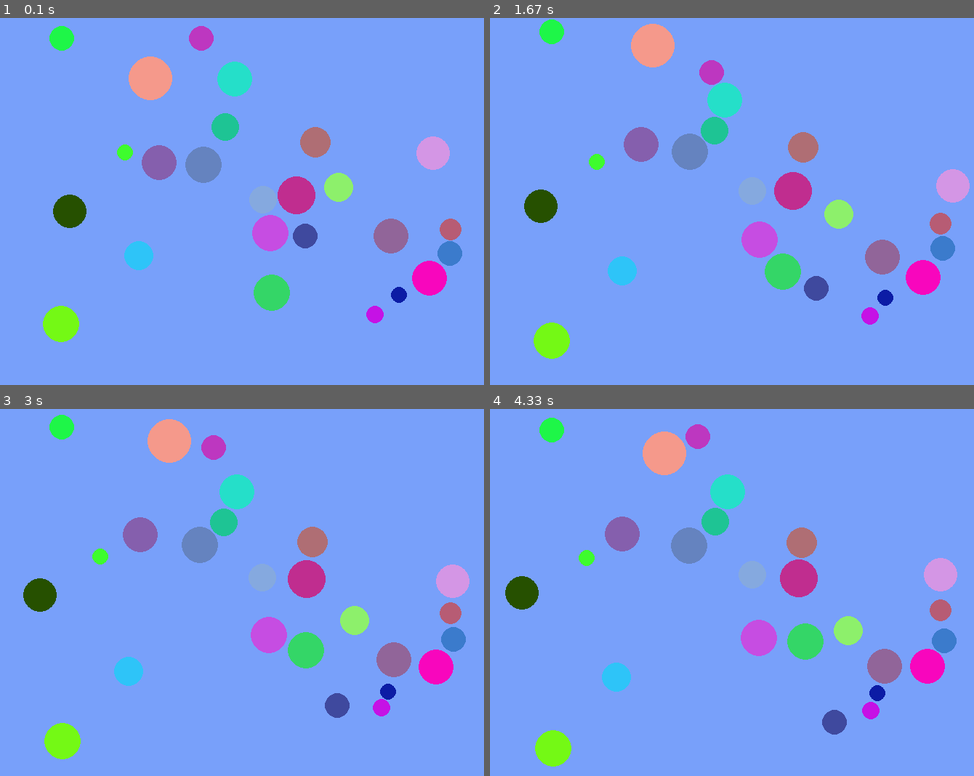
Above: before the commit, frames 1-4 (two rows, left to right).
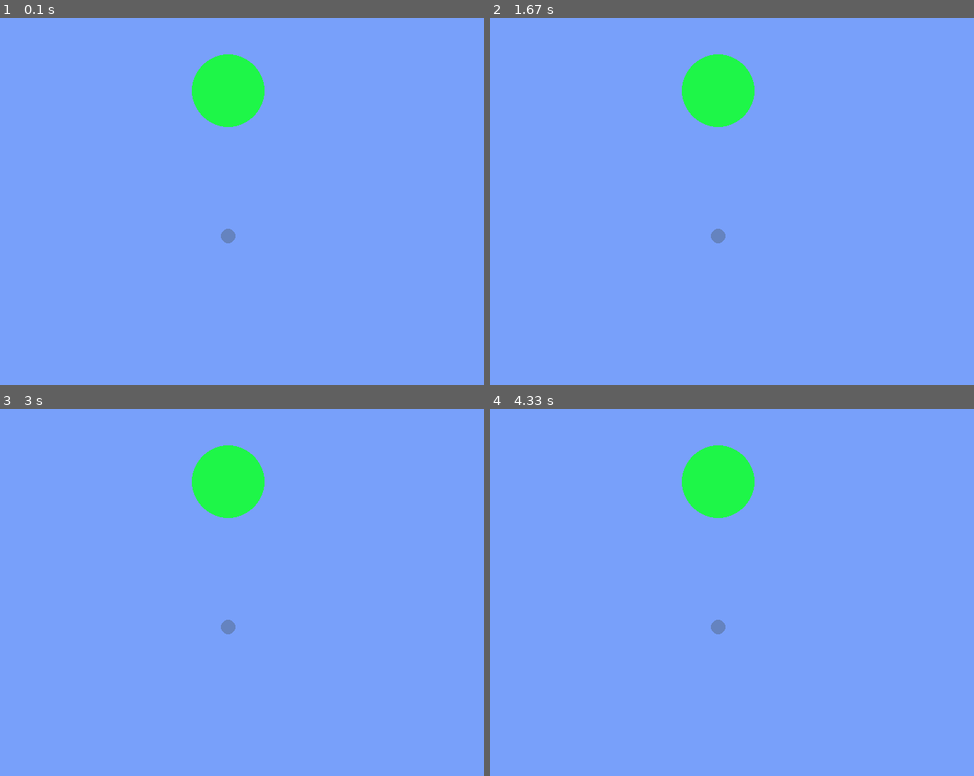
Above: after the commit, the same moments.

Repository: maciejbac/pyGame
Game: pygame game, started from main.py
Two runs of this game, one before a commit and one after it. Both use one fixed random seed, a clock stepped at 60 frames per second and the inputs below.
Inputs:
- Up to frame 1 (0.1 s): no input
- Up to frame 2 (1.67 s): no input
- Up to frame 3 (3 s): no input
- Up to frame 4 (4.33 s): no input

The runs differ from the first frame. In frame 1, 12% of the frame differs, in the area x 8-96%, y 2-89%; in frame 2, 12%; in frame 3, 12%; in frame 4, 12%, in the area x 3-97%, y 2-98%.

Commit message:
Added init_test_particles function used to troubleshoot and improve collision handling

Diff:
--- a/main.py
+++ b/main.py
@@ -37,7 +37,7 @@
 
         # TEMPORARY: set random colour and thickness
         self.colour = (random.randint(0, 255), random.randint(0, 255), random.randint(0, 255))
-        self.thickness = 40
+        self.thickness = 50
 
         # set default speed and angle, can be changed when creating Particle object
         self.speed = 0.01
@@ -145,7 +145,22 @@
         my_particles.append(new_particle)
 
 
-init_random_particles()
+def init_test_particles():
+    test_particle1 = Particle(game_width/2, 100, 50, 1.00 * 50 ** 2)
+    test_particle2 = Particle(game_width/2, 300, 10, 1.00 * 10 ** 2)
+
+    test_particle1.speed = 0.0
+    test_particle1.angle = random.uniform(0, math.pi * 2)
+
+    test_particle2.speed = 0.0
+    test_particle2.angle = random.uniform(0, math.pi * 2)
+
+    my_particles.append(test_particle1)
+    my_particles.append(test_particle2)
+
+
+# init_random_particles()
+init_test_particles()
 
 # Main loop of the program
 while running:
